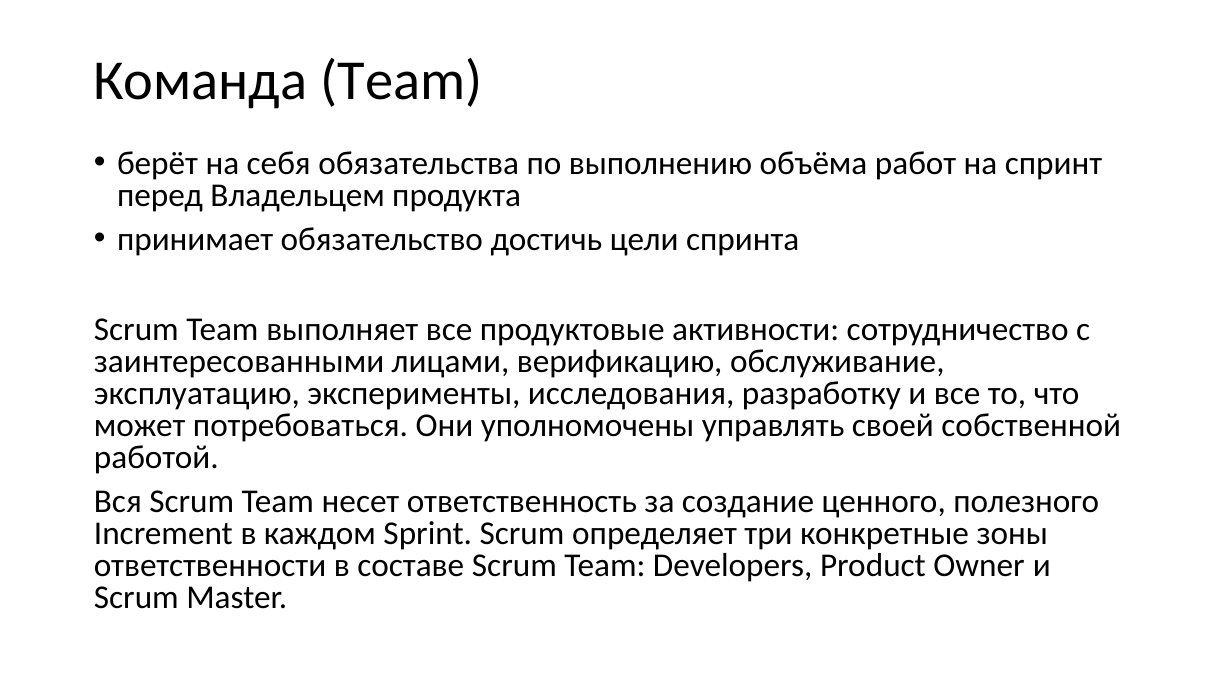
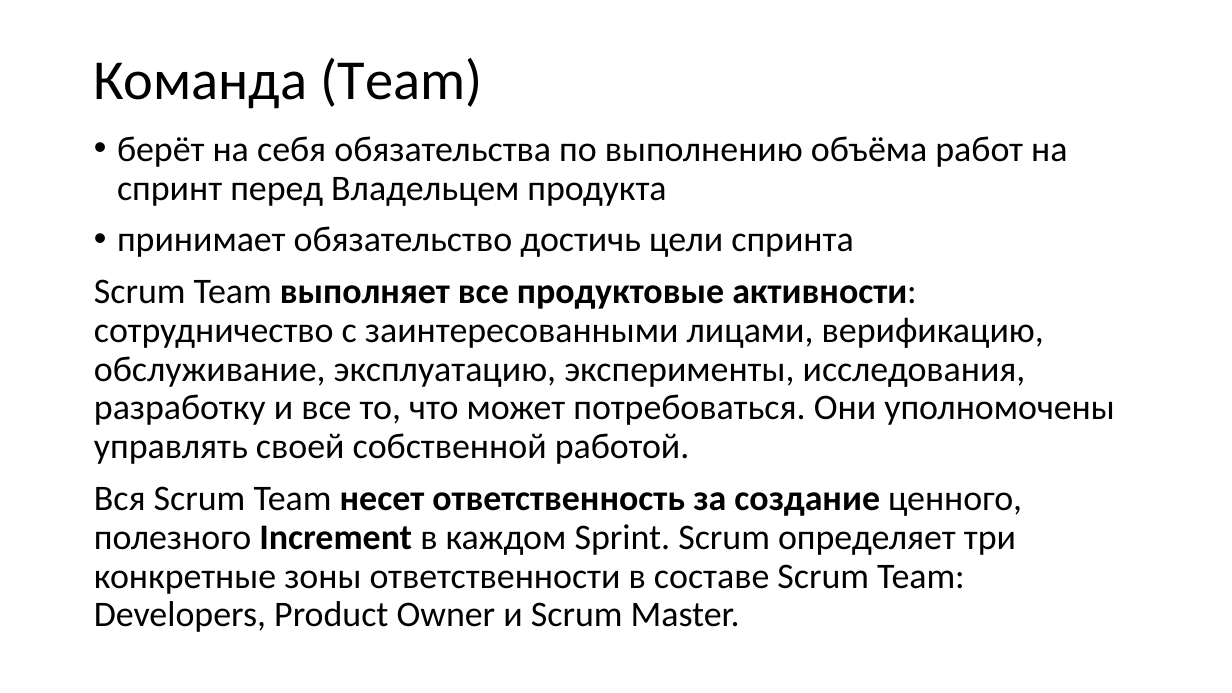
Before and after one commit to xtrueman/soft_dev_mgmt_course, a slide deck: slide 13 of slides/01-SCRUM.pptx. Drawn at 1232x693 pixels with LibreOffice and Linux fonts; fonts in the diff are those of the drawing; background and template pictures are left out. Boxes give left, top, right and bottom in pixels: in the first picture for what was removed or moved away, otherwise in the second. Text is boxed around its words. In the diff, an @@ line names an element or a change of style, - is before the commit and + after.

Commit message:
вроде как всё по scrum...

```diff
--- a/slides/01-SCRUM.pptx
+++ b/slides/01-SCRUM.pptx
@@ text "берёт на себя обязательства по ...": place and size @@
-text "берёт на себя обязательства по ..." at <box>94,151,1121,609</box>
+text "берёт на себя обязательства по ..." at <box>94,136,1115,632</box>
@@ text "берёт на себя обязательства по ..." at <box>94,136,1115,632</box>: size 25.9 to 28 pt; bold on in "выполняет все продуктовые активности:", "несет ответственность за создание Increment"; line spacing 0.8 to 0.9 @@
```
Also in this commit, not shown: 4 other slides changed, 5 slides added, 3 other files.
